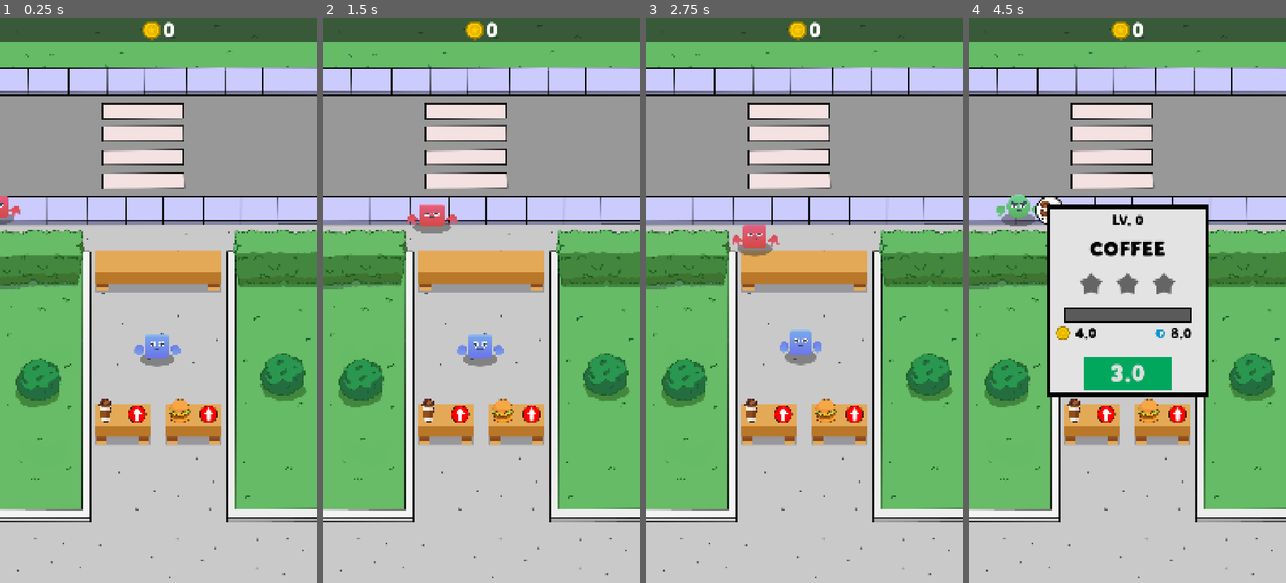
Above: before the commit, frames 1-4 (left to right).
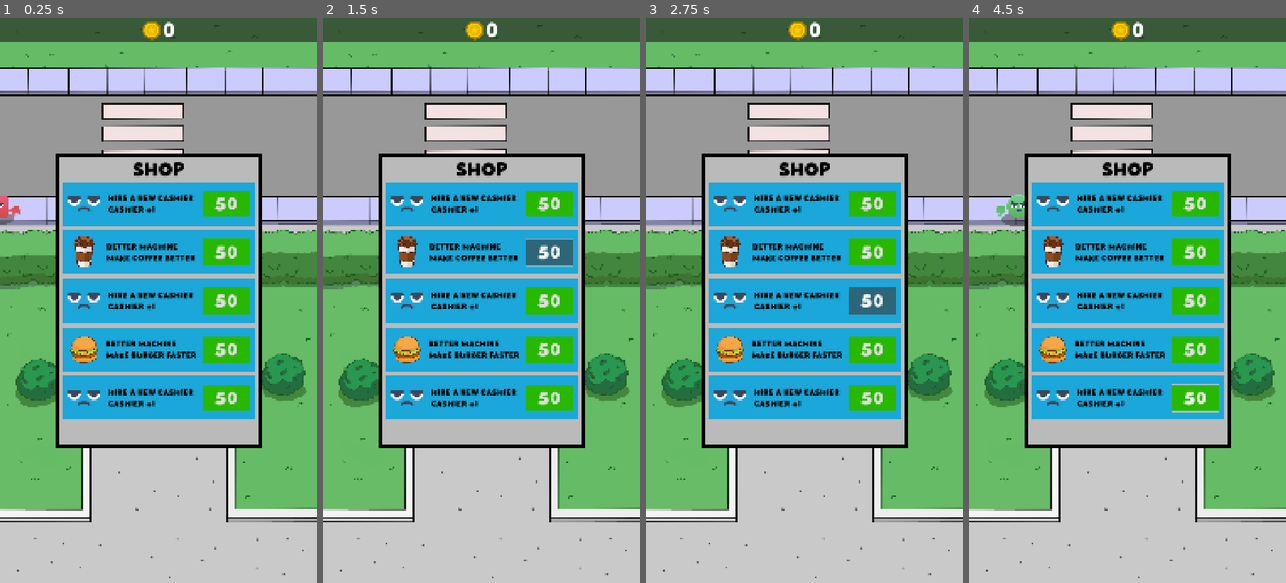
Above: after the commit, the same moments.

Repository: LHO-Developments/Godot-Projects
Game: Godot game, scene res://Scenes/game/game.tscn
Two runs of this game, one before a commit and one after it. Both use one fixed random seed, a clock stepped at 60 frames per second and the inputs below.
Inputs (mouse positions are in pixels of both pictures, inside the frame that each line leads up to):
- Up to frame 1 (0.25 s): no input
- Up to frame 2 (1.5 s): click (548, 204) at 0.5 s, where only the run after the commit has a clickable "50"; click (548, 249) at 1.25 s, where only the run after the commit has a clickable "50"
- Up to frame 3 (2.75 s): click (871, 300) at 2 s, where only the run after the commit has a clickable "50"
- Up to frame 4 (4.5 s): click (1194, 351) at 2.75 s, where only the run after the commit has a clickable "50"; click (1194, 396) at 3.5 s, where only the run after the commit has a clickable "50"; click (1105, 413) at 4.25 s

The runs differ from the first frame. In frame 1, 32% of the frame differs, in the area x 17-83%, y 24-77%; in frame 2, 32%; in frame 3, 32%; in frame 4, 33%.

Commit message:
Add shop panel

Diff:
--- a/Idle Food Stand/idle-food-stand/Scenes/game/game.tscn
+++ b/Idle Food Stand/idle-food-stand/Scenes/game/game.tscn
@@ -21,10 +21,31 @@
 [ext_resource type="Texture2D" uid="uid://ci12l6pnw4yss" path="res://Idle Tycoon Assets/Sprites/UI/Arrow.png" id="19_2kyel"]
 [ext_resource type="Texture2D" uid="uid://bik145fibl4c6" path="res://Idle Tycoon Assets/Sprites/UI/coin_gold.png" id="20_ai5tx"]
 [ext_resource type="FontFile" uid="uid://fkmtg2y181q" path="res://Idle Tycoon Assets/Fonts/Bake Soda.otf" id="21_qequx"]
+[ext_resource type="LabelSettings" uid="uid://cin8h3t2jtvog" path="res://customer_fonts/label_48_black.tres" id="22_27ybv"]
+[ext_resource type="Texture2D" uid="uid://powy61lxqjfh" path="res://Idle Tycoon Assets/Sprites/Characters/face_b.png" id="23_btxna"]
 
 [sub_resource type="LabelSettings" id="LabelSettings_27ybv"]
 font = ExtResource("21_qequx")
 font_size = 70
+
+[sub_resource type="StyleBoxFlat" id="StyleBoxFlat_68wwg"]
+bg_color = Color(0.729412, 0.729412, 0.729412, 1)
+border_width_left = 12
+border_width_top = 12
+border_width_right = 12
+border_width_bottom = 12
+border_color = Color(0, 0, 0, 1)
+
+[sub_resource type="StyleBoxFlat" id="StyleBoxFlat_duc3a"]
+bg_color = Color(0.105882, 0.654902, 0.85098, 1)
+
+[sub_resource type="LabelSettings" id="LabelSettings_yl8fu"]
+font = ExtResource("21_qequx")
+font_size = 28
+font_color = Color(0, 0, 0, 1)
+
+[sub_resource type="StyleBoxFlat" id="StyleBoxFlat_5mbx8"]
+bg_color = Color(0.156863, 0.721569, 0, 1)
 
 [node name="Game" type="Node2D"]
 
@@ -189,6 +210,344 @@
 text = "0"
 label_settings = SubResource("LabelSettings_27ybv")
 
+[node name="Shop" type="Control" parent="GameUI"]
+custom_minimum_size = Vector2(700, 1000)
+layout_mode = 3
+anchors_preset = 8
+anchor_left = 0.5
+anchor_top = 0.5
+anchor_right = 0.5
+anchor_bottom = 0.5
+offset_left = -350.0
+offset_top = -500.0
+offset_right = 350.0
+offset_bottom = 500.0
+grow_horizontal = 2
+grow_vertical = 2
+
+[node name="Panel" type="Panel" parent="GameUI/Shop"]
+layout_mode = 1
+anchors_preset = 15
+anchor_right = 1.0
+anchor_bottom = 1.0
+grow_horizontal = 2
+grow_vertical = 2
+theme_override_styles/panel = SubResource("StyleBoxFlat_68wwg")
+
+[node name="Label" type="Label" parent="GameUI/Shop/Panel"]
+layout_mode = 1
+anchors_preset = 5
+anchor_left = 0.5
+anchor_right = 0.5
+offset_left = -89.5
+offset_top = 15.0
+offset_right = 89.5
+offset_bottom = 92.0
+grow_horizontal = 2
+text = "Shop"
+label_settings = ExtResource("22_27ybv")
+
+[node name="VBoxContainer" type="VBoxContainer" parent="GameUI/Shop/Panel"]
+custom_minimum_size = Vector2(650, 800)
+layout_mode = 1
+anchors_preset = 8
+anchor_left = 0.5
+anchor_top = 0.5
+anchor_right = 0.5
+anchor_bottom = 0.5
+offset_left = -325.0
+offset_top = -400.0
+offset_right = 325.0
+offset_bottom = 400.0
+grow_horizontal = 2
+grow_vertical = 2
+theme_override_constants/separation = 15
+
+[node name="NewCashierCard" type="Panel" parent="GameUI/Shop/Panel/VBoxContainer"]
+unique_name_in_owner = true
+custom_minimum_size = Vector2(450, 150)
+layout_mode = 2
+theme_override_styles/panel = SubResource("StyleBoxFlat_duc3a")
+
+[node name="TextureRect" type="TextureRect" parent="GameUI/Shop/Panel/VBoxContainer/NewCashierCard"]
+custom_minimum_size = Vector2(110, 110)
+layout_mode = 1
+anchors_preset = 4
+anchor_top = 0.5
+anchor_bottom = 0.5
+offset_left = 15.0
+offset_top = -55.0
+offset_right = 125.0
+offset_bottom = 55.0
+grow_vertical = 2
+texture = ExtResource("23_btxna")
+expand_mode = 1
+stretch_mode = 5
+
+[node name="DescriptionLabel" type="Label" parent="GameUI/Shop/Panel/VBoxContainer/NewCashierCard"]
+layout_mode = 1
+anchors_preset = 8
+anchor_left = 0.5
+anchor_top = 0.5
+anchor_right = 0.5
+anchor_bottom = 0.5
+offset_left = -173.0
+offset_top = -35.5
+offset_right = 119.0
+offset_bottom = 35.5
+grow_horizontal = 2
+grow_vertical = 2
+text = "HIRE A NEW CASHIER
+CASHIER +1"
+label_settings = SubResource("LabelSettings_yl8fu")
+
+[node name="NewCashier1" type="Button" parent="GameUI/Shop/Panel/VBoxContainer/NewCashierCard"]
+custom_minimum_size = Vector2(160, 90)
+layout_mode = 1
+anchors_preset = 6
+anchor_left = 1.0
+anchor_top = 0.5
+anchor_right = 1.0
+anchor_bottom = 0.5
+offset_left = -175.0
+offset_top = -45.0
+offset_right = -15.0
+offset_bottom = 45.0
+grow_horizontal = 0
+grow_vertical = 2
+theme_override_fonts/font = ExtResource("21_qequx")
+theme_override_font_sizes/font_size = 60
+theme_override_styles/normal = SubResource("StyleBoxFlat_5mbx8")
+text = "50"
+
+[node name="FasterCoffeeCard" type="Panel" parent="GameUI/Shop/Panel/VBoxContainer"]
+unique_name_in_owner = true
+custom_minimum_size = Vector2(450, 150)
+layout_mode = 2
+theme_override_styles/panel = SubResource("StyleBoxFlat_duc3a")
+
+[node name="TextureRect" type="TextureRect" parent="GameUI/Shop/Panel/VBoxContainer/FasterCoffeeCard"]
+custom_minimum_size = Vector2(110, 110)
+layout_mode = 1
+anchors_preset = 4
+anchor_top = 0.5
+anchor_bottom = 0.5
+offset_left = 15.0
+offset_top = -55.0
+offset_right = 125.0
+offset_bottom = 55.0
+grow_vertical = 2
+texture = ExtResource("4_nds08")
+expand_mode = 1
+stretch_mode = 5
+
+[node name="DescriptionLabel" type="Label" parent="GameUI/Shop/Panel/VBoxContainer/FasterCoffeeCard"]
+layout_mode = 1
+anchors_preset = 8
+anchor_left = 0.5
+anchor_top = 0.5
+anchor_right = 0.5
+anchor_bottom = 0.5
+offset_left = -173.0
+offset_top = -35.5
+offset_right = 119.0
+offset_bottom = 35.5
+grow_horizontal = 2
+grow_vertical = 2
+text = "BETTER MACHINE
+MAKE COFFEE BETTER"
+label_settings = SubResource("LabelSettings_yl8fu")
+
+[node name="FasterCoffee" type="Button" parent="GameUI/Shop/Panel/VBoxContainer/FasterCoffeeCard"]
+custom_minimum_size = Vector2(160, 90)
+layout_mode = 1
+anchors_preset = 6
+anchor_left = 1.0
+anchor_top = 0.5
+anchor_right = 1.0
+anchor_bottom = 0.5
+offset_left = -175.0
+offset_top = -45.0
+offset_right = -15.0
+offset_bottom = 45.0
+grow_horizontal = 0
+grow_vertical = 2
+theme_override_fonts/font = ExtResource("21_qequx")
+theme_override_font_sizes/font_size = 60
+theme_override_styles/normal = SubResource("StyleBoxFlat_5mbx8")
+text = "50"
+
+[node name="NewCashierCard2" type="Panel" parent="GameUI/Shop/Panel/VBoxContainer"]
+unique_name_in_owner = true
+custom_minimum_size = Vector2(450, 150)
+layout_mode = 2
+theme_override_styles/panel = SubResource("StyleBoxFlat_duc3a")
+
+[node name="TextureRect" type="TextureRect" parent="GameUI/Shop/Panel/VBoxContainer/NewCashierCard2"]
+custom_minimum_size = Vector2(110, 110)
+layout_mode = 1
+anchors_preset = 4
+anchor_top = 0.5
+anchor_bottom = 0.5
+offset_left = 15.0
+offset_top = -55.0
+offset_right = 125.0
+offset_bottom = 55.0
+grow_vertical = 2
+texture = ExtResource("23_btxna")
+expand_mode = 1
+stretch_mode = 5
+
+[node name="DescriptionLabel" type="Label" parent="GameUI/Shop/Panel/VBoxContainer/NewCashierCard2"]
+layout_mode = 1
+anchors_preset = 8
+anchor_left = 0.5
+anchor_top = 0.5
+anchor_right = 0.5
+anchor_bottom = 0.5
+offset_left = -173.0
+offset_top = -35.5
+offset_right = 119.0
+offset_bottom = 35.5
+grow_horizontal = 2
+grow_vertical = 2
+text = "HIRE A NEW CASHIER
+CASHIER +1"
+label_settings = SubResource("LabelSettings_yl8fu")
+
+[node name="NewCashier2" type="Button" parent="GameUI/Shop/Panel/VBoxContainer/NewCashierCard2"]
+custom_minimum_size = Vector2(160, 90)
+layout_mode = 1
+anchors_preset = 6
+anchor_left = 1.0
+anchor_top = 0.5
+anchor_right = 1.0
+anchor_bottom = 0.5
+offset_left = -175.0
+offset_top = -45.0
+offset_right = -15.0
+offset_bottom = 45.0
+grow_horizontal = 0
+grow_vertical = 2
+theme_override_fonts/font = ExtResource("21_qequx")
+theme_override_font_sizes/font_size = 60
+theme_override_styles/normal = SubResource("StyleBoxFlat_5mbx8")
+text = "50"
+
+[node name="FasterBurgerCard" type="Panel" parent="GameUI/Shop/Panel/VBoxContainer"]
+unique_name_in_owner = true
+custom_minimum_size = Vector2(450, 150)
+layout_mode = 2
+theme_override_styles/panel = SubResource("StyleBoxFlat_duc3a")
+
+[node name="TextureRect" type="TextureRect" parent="GameUI/Shop/Panel/VBoxContainer/FasterBurgerCard"]
+custom_minimum_size = Vector2(110, 110)
+layout_mode = 1
+anchors_preset = 4
+anchor_top = 0.5
+anchor_bottom = 0.5
+offset_left = 15.0
+offset_top = -55.0
+offset_right = 125.0
+offset_bottom = 55.0
+grow_vertical = 2
+texture = ExtResource("5_5l446")
+expand_mode = 1
+stretch_mode = 5
+
+[node name="DescriptionLabel" type="Label" parent="GameUI/Shop/Panel/VBoxContainer/FasterBurgerCard"]
+layout_mode = 1
+anchors_preset = 8
+anchor_left = 0.5
+anchor_top = 0.5
+anchor_right = 0.5
+anchor_bottom = 0.5
+offset_left = -173.0
+offset_top = -35.5
+offset_right = 119.0
+offset_bottom = 35.5
+grow_horizontal = 2
+grow_vertical = 2
+text = "BETTER MACHINE
+MAKE BURGER FASTER"
+label_settings = SubResource("LabelSettings_yl8fu")
+
+[node name="FasterBurger" type="Button" parent="GameUI/Shop/Panel/VBoxContainer/FasterBurgerCard"]
+custom_minimum_size = Vector2(160, 90)
+layout_mode = 1
+anchors_preset = 6
+anchor_left = 1.0
+anchor_top = 0.5
+anchor_right = 1.0
+anchor_bottom = 0.5
+offset_left = -175.0
+offset_top = -45.0
+offset_right = -15.0
+offset_bottom = 45.0
+grow_horizontal = 0
+grow_vertical = 2
+theme_override_fonts/font = ExtResource("21_qequx")
+theme_override_font_sizes/font_size = 60
+theme_override_styles/normal = SubResource("StyleBoxFlat_5mbx8")
+text = "50"
+
+[node name="NewCashierCard3" type="Panel" parent="GameUI/Shop/Panel/VBoxContainer"]
+unique_name_in_owner = true
+custom_minimum_size = Vector2(450, 150)
+layout_mode = 2
+theme_override_styles/panel = SubResource("StyleBoxFlat_duc3a")
+
+[node name="TextureRect" type="TextureRect" parent="GameUI/Shop/Panel/VBoxContainer/NewCashierCard3"]
+custom_minimum_size = Vector2(110, 110)
+layout_mode = 1
+anchors_preset = 4
+anchor_top = 0.5
+anchor_bottom = 0.5
+offset_left = 15.0
+offset_top = -55.0
+offset_right = 125.0
+offset_bottom = 55.0
+grow_vertical = 2
+texture = ExtResource("23_btxna")
+expand_mode = 1
+stretch_mode = 5
+
+[node name="DescriptionLabel" type="Label" parent="GameUI/Shop/Panel/VBoxContainer/NewCashierCard3"]
+layout_mode = 1
+anchors_preset = 8
+anchor_left = 0.5
+anchor_top = 0.5
+anchor_right = 0.5
+anchor_bottom = 0.5
+offset_left = -173.0
+offset_top = -35.5
+offset_right = 119.0
+offset_bottom = 35.5
+grow_horizontal = 2
+grow_vertical = 2
+text = "HIRE A NEW CASHIER
+CASHIER +1"
+label_settings = SubResource("LabelSettings_yl8fu")
+
+[node name="NewCashier3" type="Button" parent="GameUI/Shop/Panel/VBoxContainer/NewCashierCard3"]
+custom_minimum_size = Vector2(160, 90)
+layout_mode = 1
+anchors_preset = 6
+anchor_left = 1.0
+anchor_top = 0.5
+anchor_right = 1.0
+anchor_bottom = 0.5
+offset_left = -175.0
+offset_top = -45.0
+offset_right = -15.0
+offset_bottom = 45.0
+grow_horizontal = 0
+grow_vertical = 2
+theme_override_fonts/font = ExtResource("21_qequx")
+theme_override_font_sizes/font_size = 60
+theme_override_styles/normal = SubResource("StyleBoxFlat_5mbx8")
+text = "50"
+
 [connection signal="timeout" from="CustomerManager/SpawnTimer" to="CustomerManager" method="_on_spawn_timer_timeout"]
 [connection signal="pressed" from="GameUI/CoffeeButton" to="GameUI" method="_on_coffee_button_pressed"]
 [connection signal="pressed" from="GameUI/BurgerButton" to="GameUI" method="_on_burger_button_pressed"]
--- a/Idle Food Stand/idle-food-stand/customer_fonts/label_48_black.tres
+++ b/Idle Food Stand/idle-food-stand/customer_fonts/label_48_black.tres
@@ -4,5 +4,5 @@
 
 [resource]
 font = ExtResource("1_sqs4s")
-font_size = 48
+font_size = 64
 font_color = Color(0, 0, 0, 1)
Not shown: 1 places in Idle Food Stand/idle-food-stand/Scenes/game/game.tscn that only renumber resources
